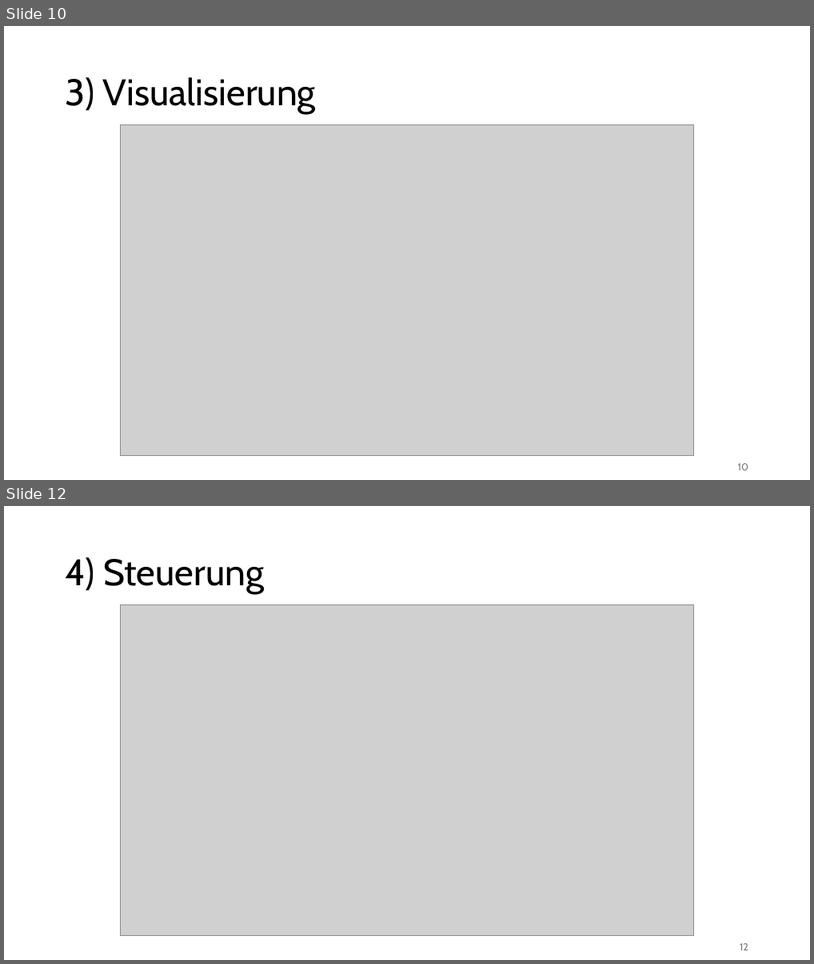
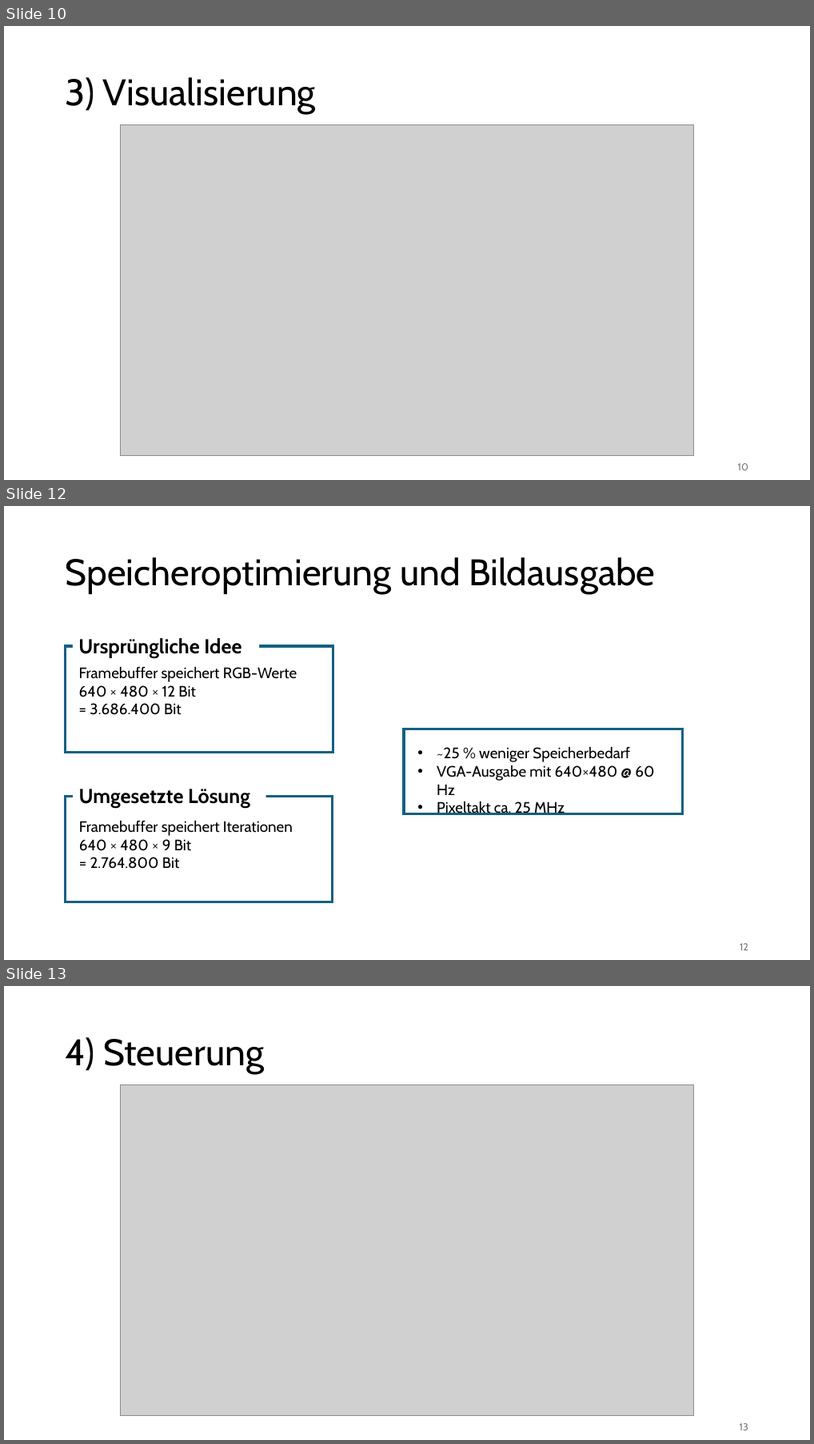
Before and after one commit to Preunicom/FractalCore, a slide deck: docs/Endpraesentation/DAPI_FractalCore_Endpraesentation.pptx. Shown one above the other, each under a label of ours: slides 10 and 12 before the commit, slides 10, 12 and 13 after it; the slides between them are not shown. The pictures are 814x964 and 814x1444 pixels, drawn with LibreOffice and Linux fonts; fonts in the diff are those of the drawing; grey boxes stand for pictures. Boxes give left, top, right and bottom in pixels: in the first picture for what was removed or moved away, otherwise in the second. Text is boxed around its words. In the diff, an @@ line names an element or a change of style, - is before the commit and + after.

```diff
--- a/docs/Endpraesentation/DAPI_FractalCore_Endpraesentation.pptx
+++ b/docs/Endpraesentation/DAPI_FractalCore_Endpraesentation.pptx
@@ slide 12 added at (4, 506, 810, 960), background #FFFFFF @@
@@ title added at (66, 557, 655, 594), 44 pt, text #000000 @@
+Speicheroptimierung und Bildausgabe
@@ rectangle added at (65, 646, 333, 752), outline #156082 3 pt @@
@@ text added at (78, 638, 242, 658), 24 pt, text #000000, bold @@
+Ursprüngliche Idee
@@ text added at (79, 666, 298, 715), 18 pt, text #000000 @@
+Framebuffer speichert RGB-Werte
+640 × 480 × 12 Bit
+= 3.686.400 Bit
@@ rectangle added at (405, 729, 684, 814), outline #156082 3 pt @@
@@ text added at (437, 746, 654, 815), 18 pt, text #000000 @@
+• ~25 % weniger Speicherbedarf
+• VGA-Ausgabe mit 640×480 @ 60 Hz
+• Pixeltakt ca. 25 MHz
@@ text added at (79, 788, 250, 808), 24 pt, text #000000, bold @@
+Umgesetzte Lösung
@@ rectangle added at (65, 796, 333, 902), outline #156082 3 pt @@
@@ text added at (79, 820, 293, 868), 18 pt, text #000000 @@
+Framebuffer speichert Iterationen
+640 × 480 × 9 Bit
+= 2.764.800 Bit
@@ page number added at (740, 943, 749, 950), 12 pt, text #797979 @@
+12
@@ what was slide 12 is now slide 13 @@
@@ page number at (740, 1423, 749, 1430): text changed @@
-12
+13
```
Also in this commit, not shown: 1 slide changed, 2 other slides added, 2 slides removed.
